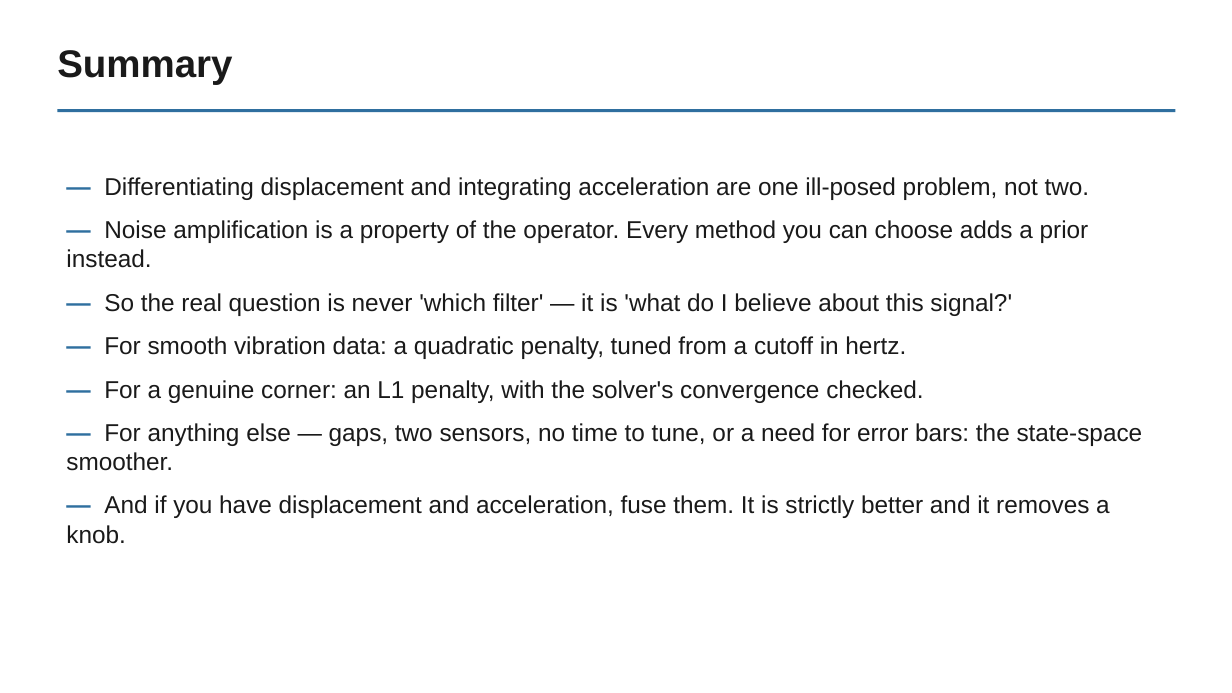
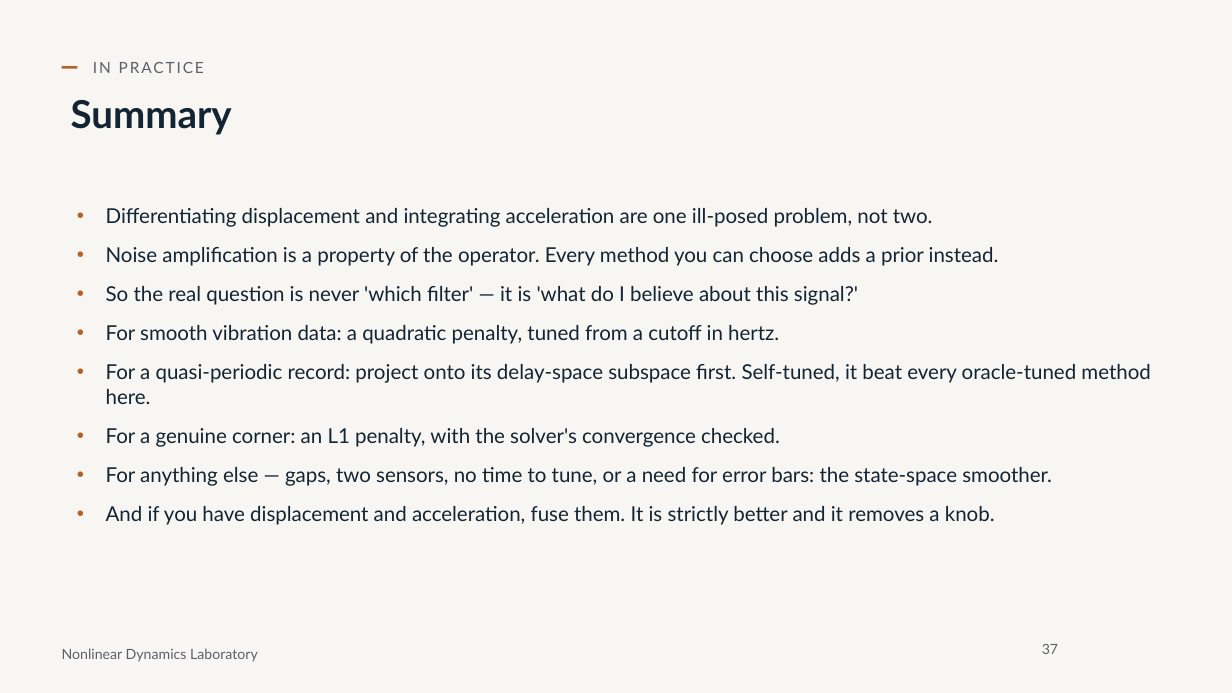
Before and after one commit to nld-uri/kinematics-toolbox, a slide deck: slide 37 of talk/differentiation_integration_talk.pptx (slide 25 before the commit). Drawn at 1232x693 pixels with LibreOffice and Linux fonts; fonts in the diff are those of the drawing; background and template pictures are left out. Boxes give left, top, right and bottom in pixels: in the first picture for what was removed or moved away, otherwise in the second. Text is boxed around its words. In the diff, an @@ line names an element or a change of style, - is before the commit and + after.

```diff
--- a/talk/differentiation_integration_talk.pptx
+++ b/talk/differentiation_integration_talk.pptx
@@ background #FFFFFF to #F7F6F2 @@
@@ title "Summary": place and size @@
-title "Summary" at bbox=[57, 50, 232, 84]
+title "Summary" at bbox=[71, 100, 232, 135]
@@ title "Summary" at bbox=[71, 100, 232, 135]: font Arial to Lato, text colour #1A1A1A to #132433 @@
@@ rectangle added at bbox=[62, 66, 78, 68], fill #B4622A @@
@@ text added at bbox=[93, 62, 204, 73], 12 pt, text #5B6168 @@
+IN PRACTICE
@@ rectangle removed at bbox=[57, 109, 1176, 113] @@
@@ text at bbox=[106, 208, 1150, 525]: text changed; size 19 to 16 pt; font Arial to Lato; text colour #1A1A1A to #132433 @@
-— Differentiating displacement and integrating acceleration are one ill-posed problem, not two.
-— Noise amplification is a property of the operator. Every method you can choose adds a prior instead.
-— So the real question is never 'which filter' — it is 'what do I believe about this signal?'
-— For smooth vibration data: a quadratic penalty, tuned from a cutoff in hertz.
-— For a genuine corner: an L1 penalty, with the solver's convergence checked.
-— For anything else — gaps, two sensors, no time to tune, or a need for error bars: the state-space smoother.
-— And if you have displacement and acceleration, fuse them. It is strictly better and it removes a knob.
+• Differentiating displacement and integrating acceleration are one ill-posed problem, not two.
+• Noise amplification is a property of the operator. Every method you can choose adds a prior instead.
+• So the real question is never 'which filter' — it is 'what do I believe about this signal?'
+• For smooth vibration data: a quadratic penalty, tuned from a cutoff in hertz.
+• For a quasi-periodic record: project onto its delay-space subspace first. Self-tuned, it beat every oracle-tuned method here.
+• For a genuine corner: an L1 penalty, with the solver's convergence checked.
+• For anything else — gaps, two sensors, no time to tune, or a need for error bars: the state-space smoother.
+• And if you have displacement and acceleration, fuse them. It is strictly better and it removes a knob.
@@ text added at bbox=[62, 648, 258, 662], 11 pt, text #5B6168 @@
+Nonlinear Dynamics Laboratory
@@ page number added at bbox=[1042, 644, 1058, 654], 11 pt, text #5B6168 @@
+37
```
Also in this commit, not shown: 23 other slides changed, 16 slides added, 2 slides removed, 28 other files.
